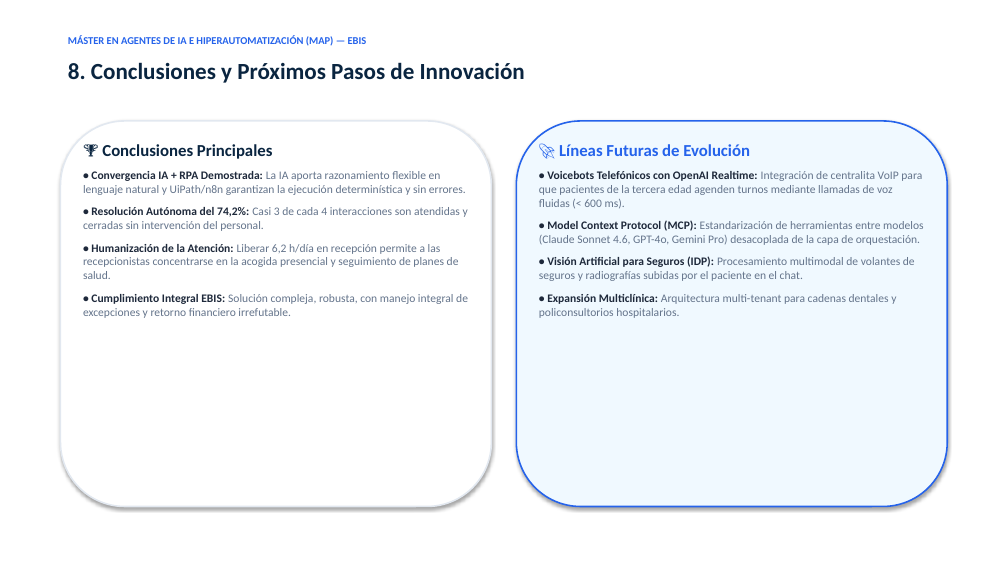
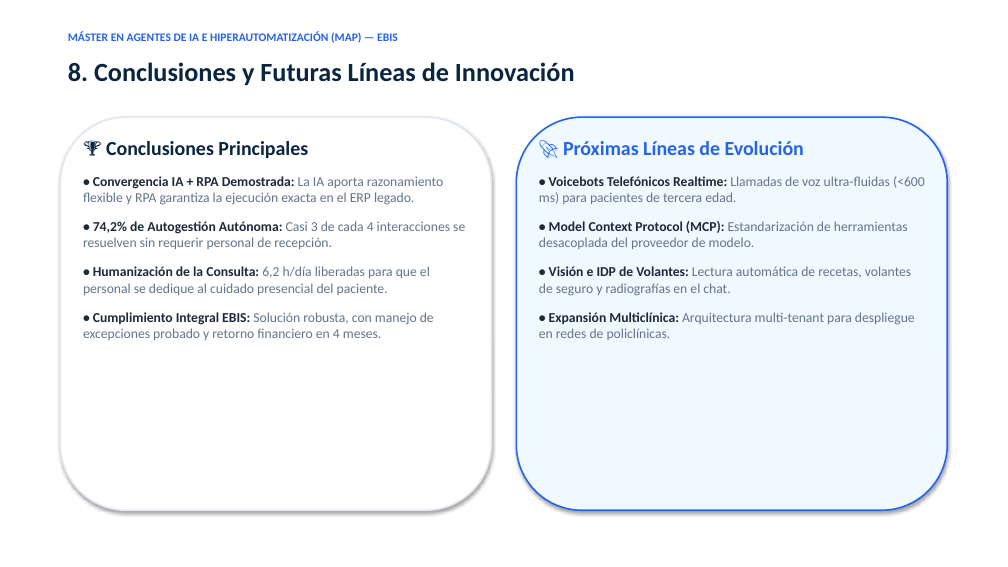
Before and after one commit to sabriesposito/clinica_neclatrony_tfm_ESPOSITO, a slide deck: slide 9 of docs/Defensa_TFM_Clinica_Neclatrony.pptx. Drawn at 1008x567 pixels with LibreOffice and Linux fonts; fonts in the diff are those of the drawing. Boxes give left, top, right and bottom in pixels: in the first picture for what was removed or moved away, otherwise in the second. Text is boxed around its words. In the diff, an @@ line names an element or a change of style, - is before the commit and + after.

```diff
--- a/docs/Defensa_TFM_Clinica_Neclatrony.pptx
+++ b/docs/Defensa_TFM_Clinica_Neclatrony.pptx
@@ text "MÁSTER EN AGENTES DE IA ..." at <box>68,32,398,43</box>: size 10 to 11 pt @@
@@ text at <box>68,62,575,85</box>: text changed; size 22 to 25 pt @@
-8. Conclusiones y Próximos Pasos de Innovación
+8. Conclusiones y Futuras Líneas de Innovación
@@ rounded rectangle: place and size @@
-rounded rectangle at <box>60,121,492,507</box>
+rounded rectangle at <box>60,117,492,510</box>
@@ rounded rectangle: place and size @@
-rounded rectangle at <box>516,121,948,507</box>
+rounded rectangle at <box>516,117,948,510</box>
@@ text at <box>106,141,308,158</box>: size 16 to 19 pt in "🏆 Conclusiones Principales" @@
@@ text at <box>539,141,925,340</box>: text changed; size 11 to 13 pt @@
-🚀 Líneas Futuras de Evolución
-• Voicebots Telefónicos con OpenAI Realtime: Integración de centralita VoIP para que pacientes de la tercera edad agenden turnos mediante llamadas de voz fluidas (< 600 ms).
-• Model Context Protocol (MCP): Estandarización de herramientas entre modelos (Claude Sonnet 4.6, GPT-4o, Gemini Pro) desacoplada de la capa de orquestación.
-• Visión Artificial para Seguros (IDP): Procesamiento multimodal de volantes de seguros y radiografías subidas por el paciente en el chat.
-• Expansión Multiclínica: Arquitectura multi-tenant para cadenas dentales y policonsultorios hospitalarios.
+🚀 Próximas Líneas de Evolución
+• Voicebots Telefónicos Realtime: Llamadas de voz ultra-fluidas (<600 ms) para pacientes de tercera edad.
+• Model Context Protocol (MCP): Estandarización de herramientas desacoplada del proveedor de modelo.
+• Visión e IDP de Volantes: Lectura automática de recetas, volantes de seguro y radiografías en el chat.
+• Expansión Multiclínica: Arquitectura multi-tenant para despliegue en redes de policlínicas.
@@ text at <box>83,176,465,340</box>: text changed; size 11 to 13 pt @@
-• Convergencia IA + RPA Demostrada: La IA aporta razonamiento flexible en lenguaje natural y UiPath/n8n garantizan la ejecución determinística y sin errores.
-• Resolución Autónoma del 74,2%: Casi 3 de cada 4 interacciones son atendidas y cerradas sin intervención del personal.
-• Humanización de la Atención: Liberar 6,2 h/día en recepción permite a las recepcionistas concentrarse en la acogida presencial y seguimiento de planes de salud.
-• Cumplimiento Integral EBIS: Solución compleja, robusta, con manejo integral de excepciones y retorno financiero irrefutable.
+• Convergencia IA + RPA Demostrada: La IA aporta razonamiento flexible y RPA garantiza la ejecución exacta en el ERP legado.
+• 74,2% de Autogestión Autónoma: Casi 3 de cada 4 interacciones se resuelven sin requerir personal de recepción.
+• Humanización de la Consulta: 6,2 h/día liberadas para que el personal se dedique al cuidado presencial del paciente.
+• Cumplimiento Integral EBIS: Solución robusta, con manejo de excepciones probado y retorno financiero en 4 meses.
```
Also in this commit, not shown: 9 other slides changed.
